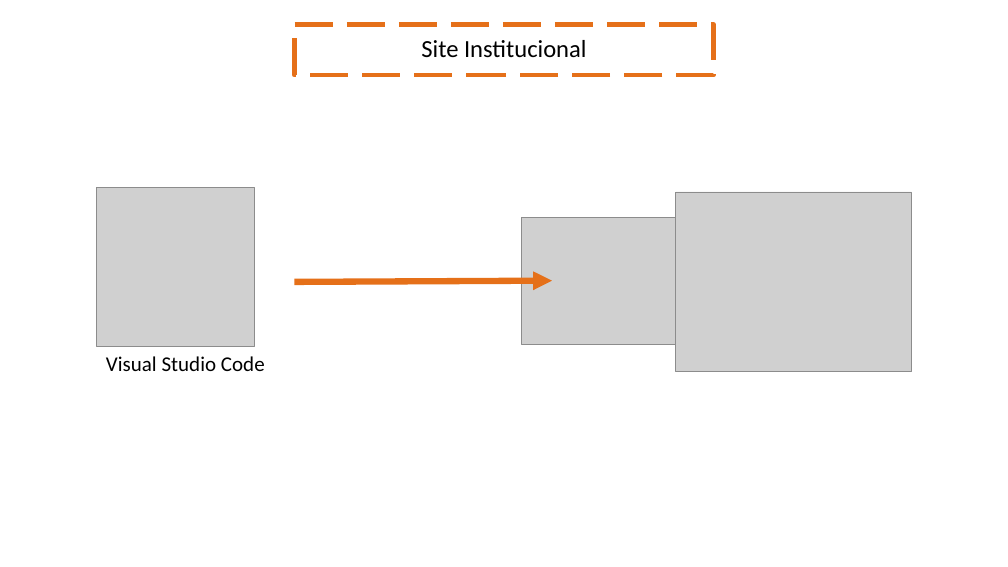
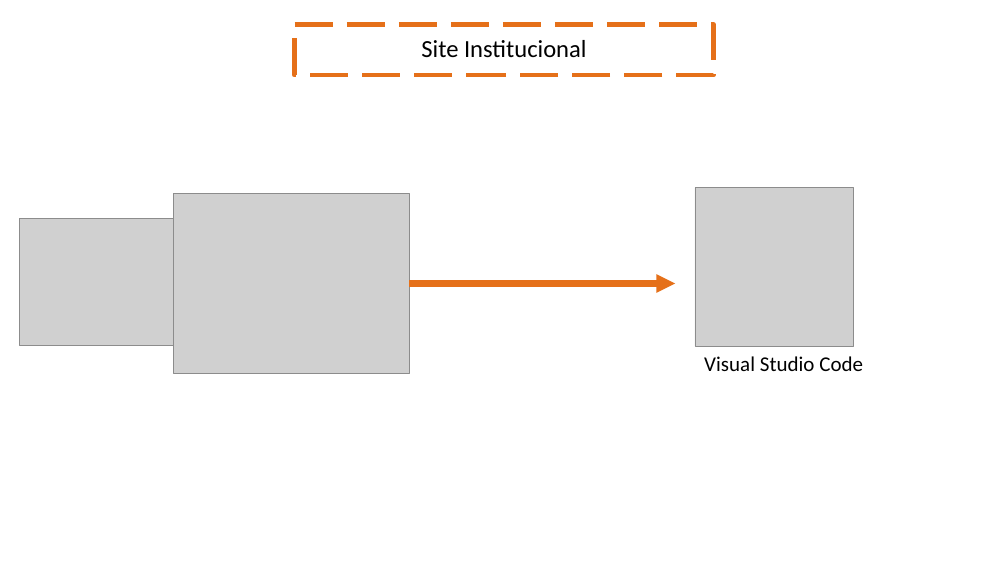
Before and after one commit to diegozn/busfacility, a slide deck: slide 9 of Apresentação/Sprint 2.pptx. Drawn at 1008x567 pixels with LibreOffice and Linux fonts; fonts in the diff are those of the drawing; grey boxes stand for pictures; background and template pictures are left out. Boxes give left, top, right and bottom in pixels: in the first picture for what was removed or moved away, otherwise in the second. Text is boxed around its words. In the diff, an @@ line names an element or a change of style, - is before the commit and + after.

```diff
--- a/Apresentação/Sprint 2.pptx
+++ b/Apresentação/Sprint 2.pptx
@@ picture: place and size @@
-picture at [676,192,911,372]
+picture at [174,194,409,374]
@@ picture: place and size @@
-picture at [97,188,255,346]
+picture at [695,188,853,346]
@@ picture: place and size @@
-picture at [522,217,718,344]
+picture at [20,219,216,346]
@@ arrow moved from (294, 282) - (552, 281) to (409, 284) - (675, 284) @@
@@ text "Visual Studio Code": place and size @@
-text "Visual Studio Code" at [106,356,265,371]
+text "Visual Studio Code" at [704,356,863,371]
```
Also in this commit, not shown: 3 other slides changed.
